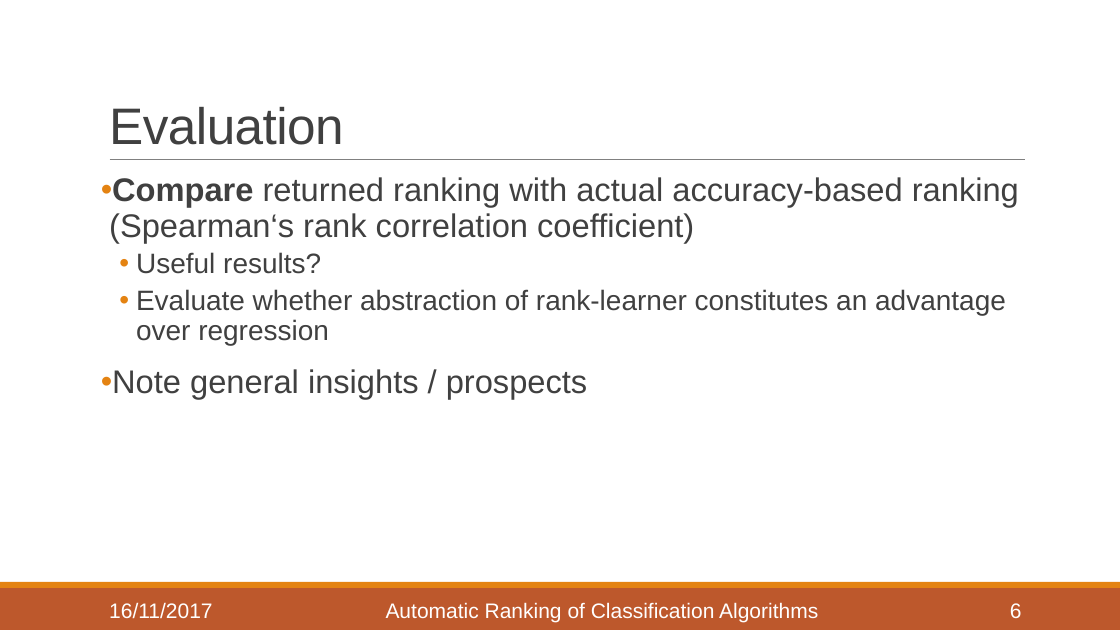
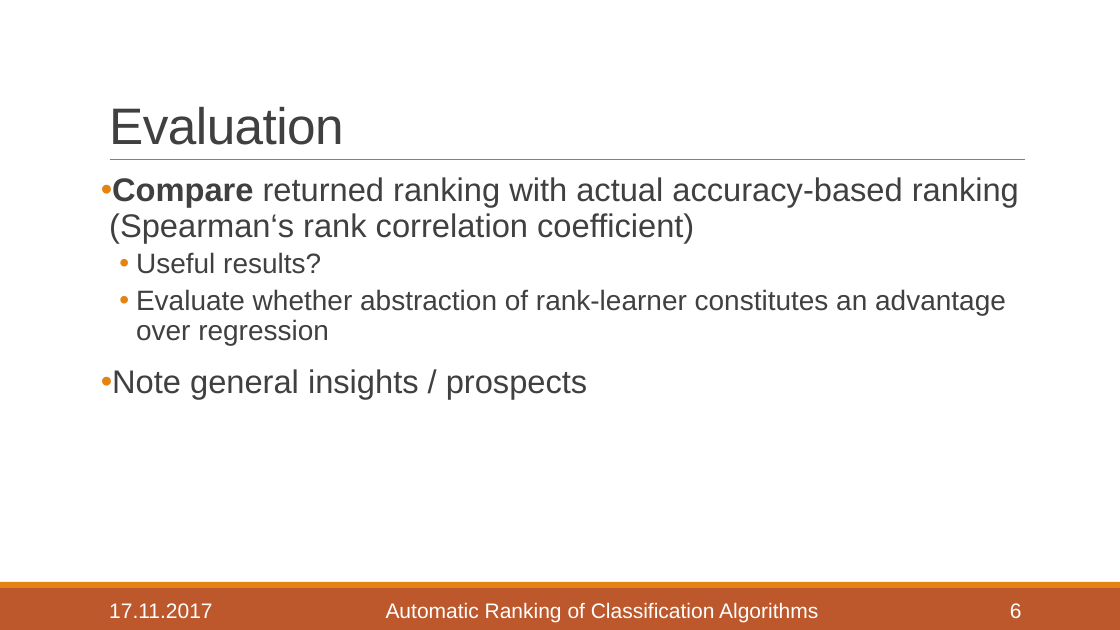
Before and after one commit to helegraf/classifier-auto-rank, a slide deck: slide 6 of Writing/Proposal/Automatic Ranking of Classification Algorithms v3.pptx. Drawn at 1120x630 pixels with LibreOffice and Linux fonts; fonts in the diff are those of the drawing. Boxes give left, top, right and bottom in pixels: in the first picture for what was removed or moved away, otherwise in the second. Text is boxed around its words. In the diff, an @@ line names an element or a change of style, - is before the commit and + after.

```diff
--- a/Writing/Proposal/Automatic Ranking of Classification Algorithms v3.pptx
+++ b/Writing/Proposal/Automatic Ranking of Classification Algorithms v3.pptx
@@ text at (x1=109, y1=603, x2=213, y2=618): text changed @@
-16/11/2017
+17.11.2017
```
Also in this commit, not shown: 6 other slides changed.
